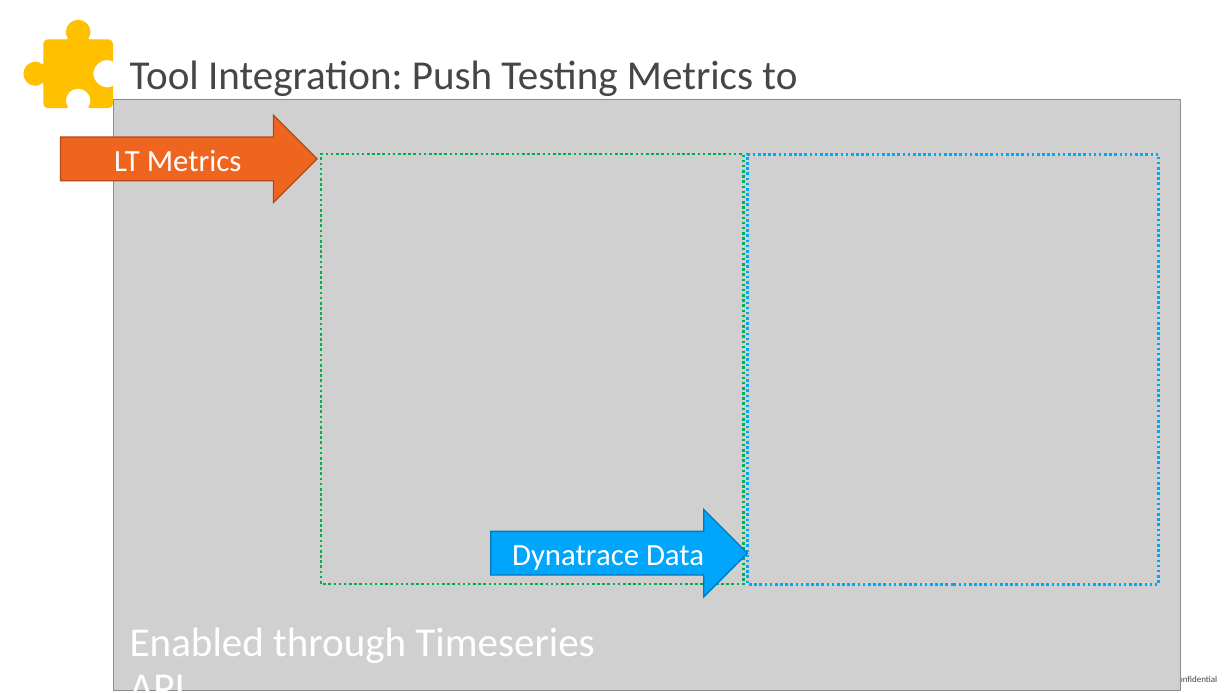
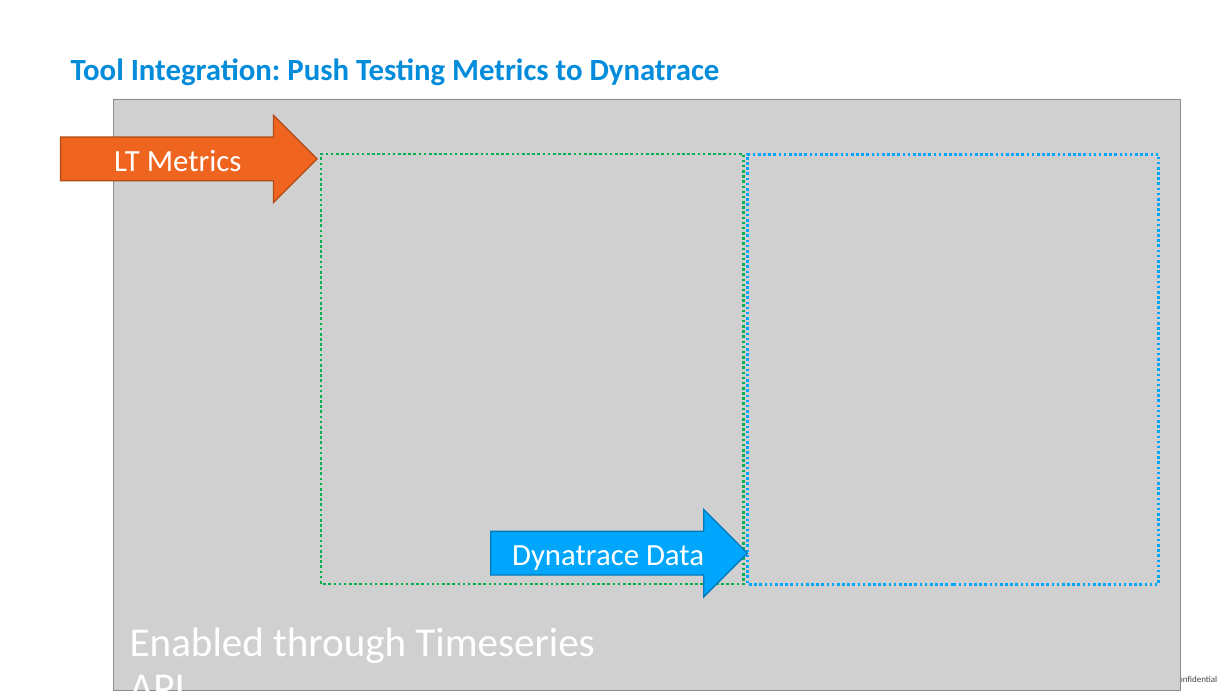
Before and after one commit to thiagobien/ACL, a slide deck: slide 7 of workshop/07_Performance_as_a_Service/ACMWorkshop_Performance_as_a_Self_Service.pptx. Drawn at 1232x693 pixels with LibreOffice and Linux fonts; fonts in the diff are those of the drawing; grey boxes stand for pictures. Boxes give left, top, right and bottom in pixels: in the first picture for what was removed or moved away, otherwise in the second. Text is boxed around its words. In the diff, an @@ line names an element or a change of style, - is before the commit and + after.

```diff
--- a/workshop/07_Performance_as_a_Service/ACMWorkshop_Performance_as_a_Self_Service.pptx
+++ b/workshop/07_Performance_as_a_Service/ACMWorkshop_Performance_as_a_Self_Service.pptx
@@ freeform shape removed at (23,19,113,108) @@
@@ text "Tool Integration: Push Testing Metrics ...": place and size @@
-text "Tool Integration: Push Testing Metrics ..." at (130,60,797,144)
+text "Tool Integration: Push Testing Metrics ..." at (71,58,720,86)
@@ text "Tool Integration: Push Testing Metrics ..." at (71,58,720,86): size 32 to 24 pt, text colour #454646 to #008CDB, bold on; line spacing 0.9 to 1.2; vertical alignment top to middle @@
```
Also in this commit, not shown: 9 other slides changed, 1 slide added, 8 other files.
